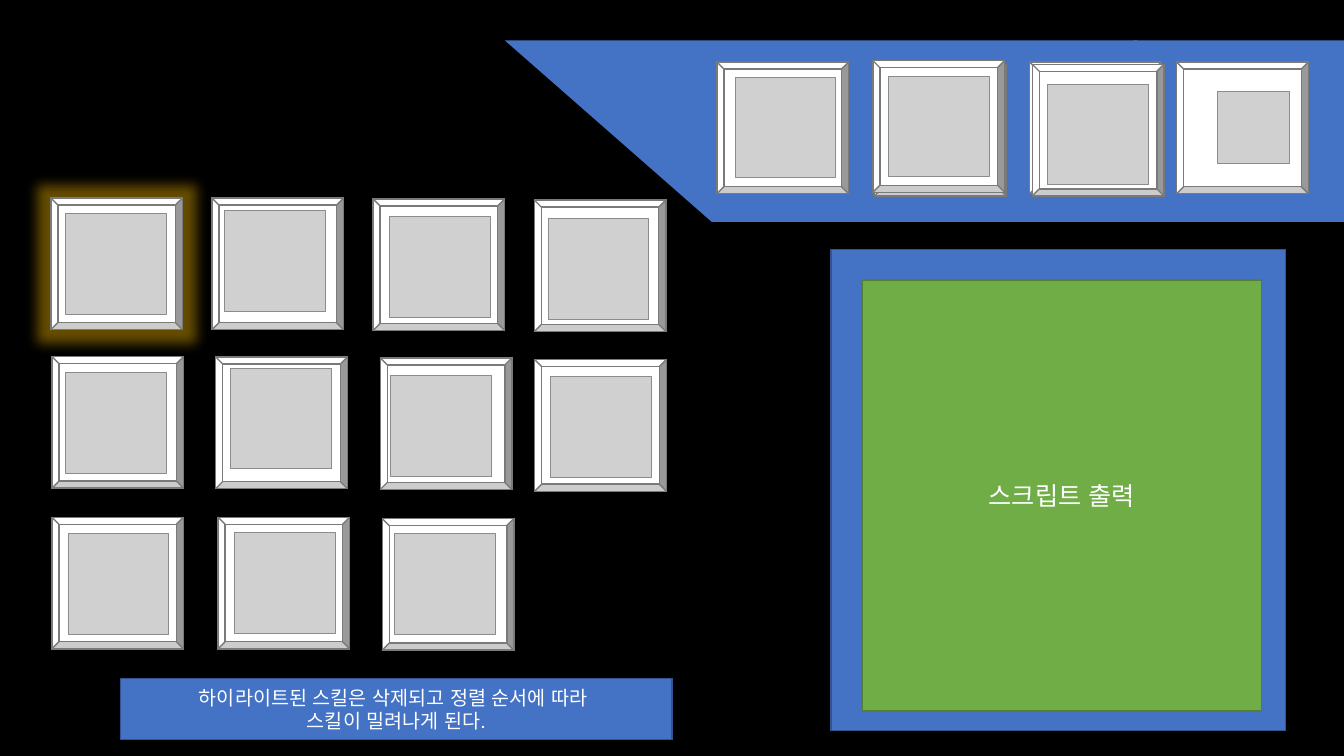
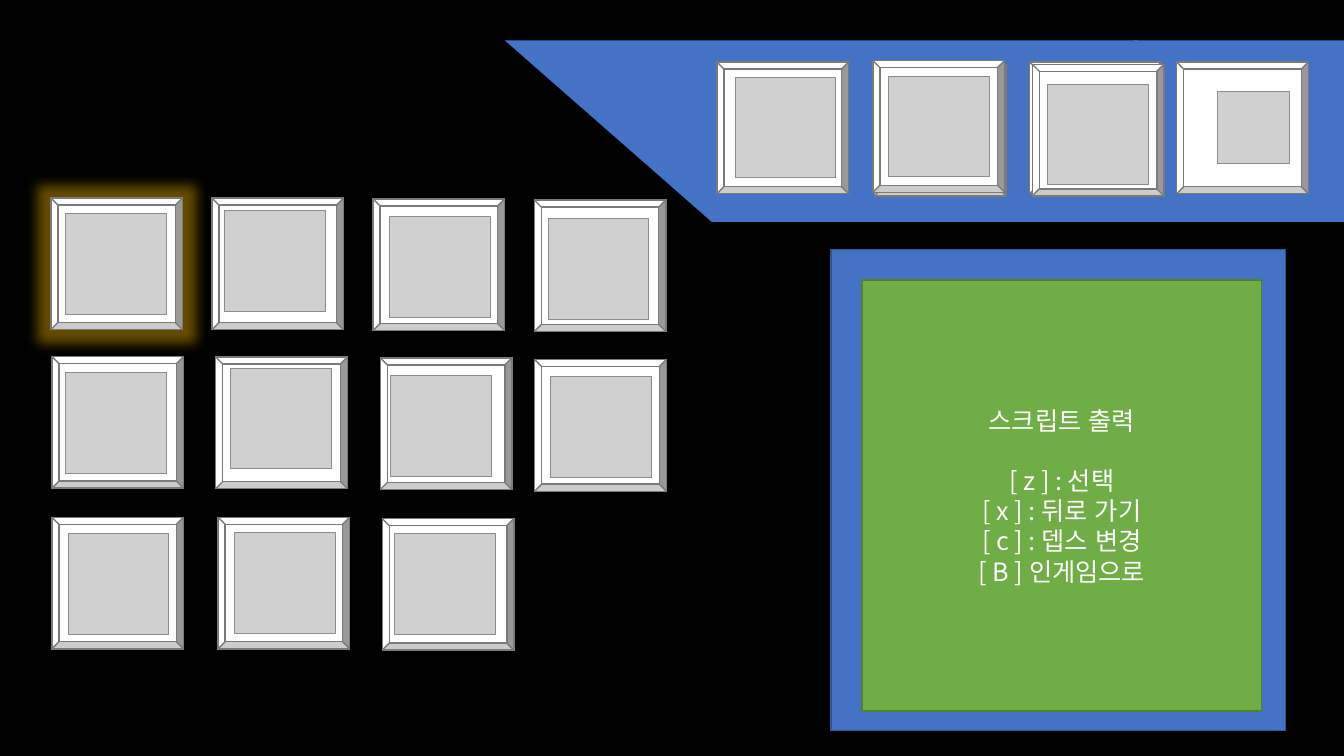
Before and after one commit to WolfPack-1/2D-Side-View-Roguelike, a slide deck: slide 3 of DesignDocs/Design/기획 문서/UI 기획서 초안.pptx (slide 8 before the commit). Drawn at 1344x756 pixels with LibreOffice and Linux fonts; fonts in the diff are those of the drawing; grey boxes stand for pictures. Boxes give left, top, right and bottom in pixels: in the first picture for what was removed or moved away, otherwise in the second. Text is boxed around its words. In the diff, an @@ line names an element or a change of style, - is before the commit and + after.

```diff
--- a/DesignDocs/Design/기획 문서/UI 기획서 초안.pptx
+++ b/DesignDocs/Design/기획 문서/UI 기획서 초안.pptx
@@ text in rectangle at [993, 469, 1145, 583]: paragraphs added @@
+[ z ] : 선택
+[ x ] : 뒤로 가기
+[ c ] : 뎁스 변경
+[ B ] 인게임으로
@@ rectangle removed at [121, 679, 673, 740] @@
-하이라이트된 스킬은 삭제되고 정렬 순서에 따라
-스킬이 밀려나게 된다.
```
Also in this commit, not shown: 1 other slide changed, 6 slides removed, 42 other files.
